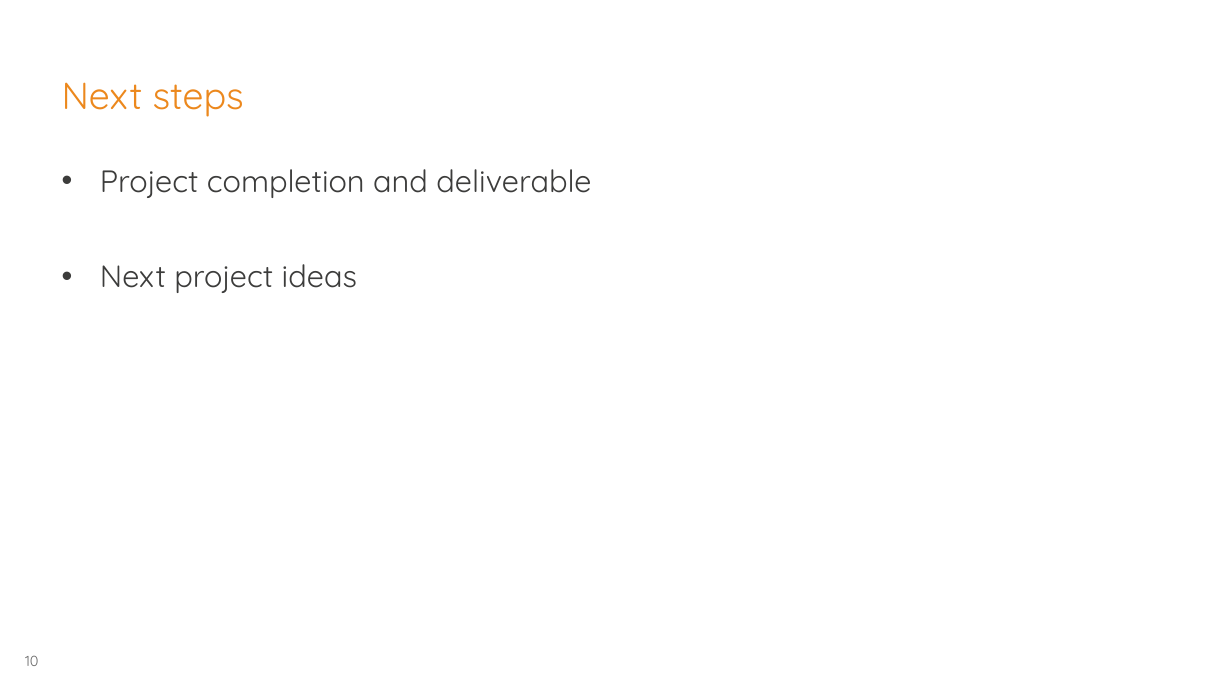
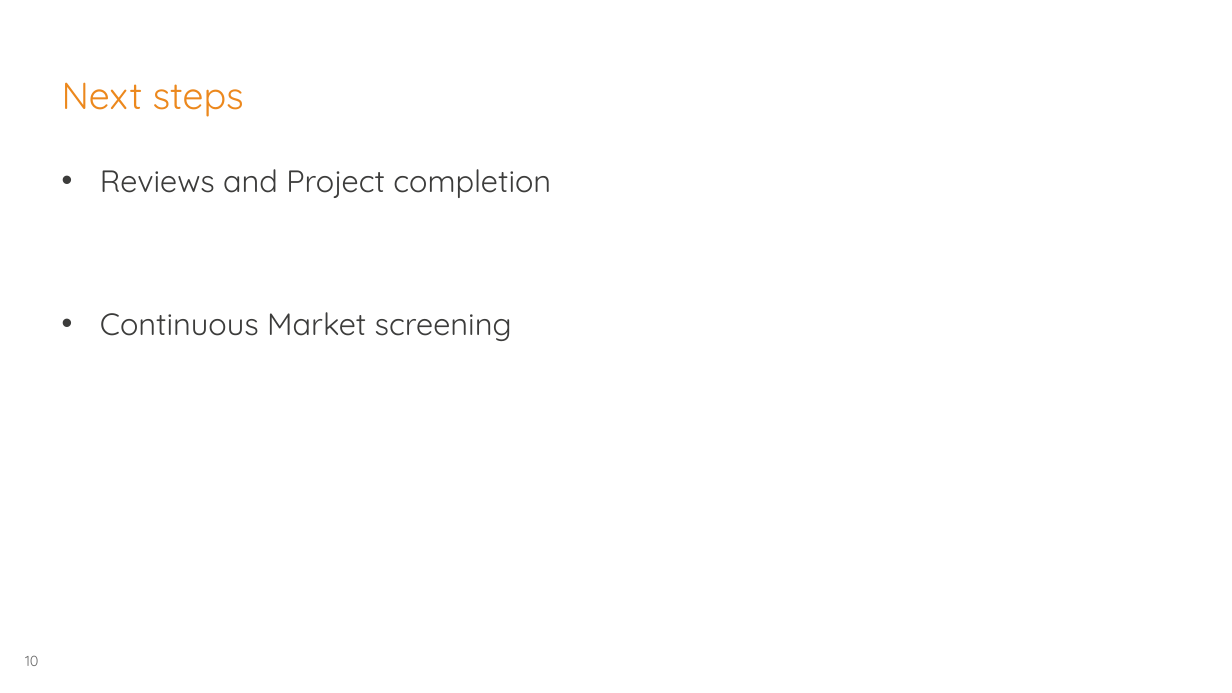
Before and after one commit to georgios-tsolakis-td/Bootcamp_Mar17_London, a slide deck: slide 10 of TeamMamoot/Skynet-Adsb-Market-DataAnalysis.pptx. Drawn at 1232x693 pixels with LibreOffice and Linux fonts; fonts in the diff are those of the drawing; background and template pictures are left out. Boxes give left, top, right and bottom in pixels: in the first picture for what was removed or moved away, otherwise in the second. Text is boxed around its words. In the diff, an @@ line names an element or a change of style, - is before the commit and + after.

```diff
--- a/TeamMamoot/Skynet-Adsb-Market-DataAnalysis.pptx
+++ b/TeamMamoot/Skynet-Adsb-Market-DataAnalysis.pptx
@@ text at bbox=[100, 169, 551, 341]: text changed @@
-• Project completion and deliverable
-• Next project ideas
+• Reviews and Project completion
+• Continuous Market screening
```
Also in this commit, not shown: 4 other slides changed, 1 slide added, 1 slide removed.
